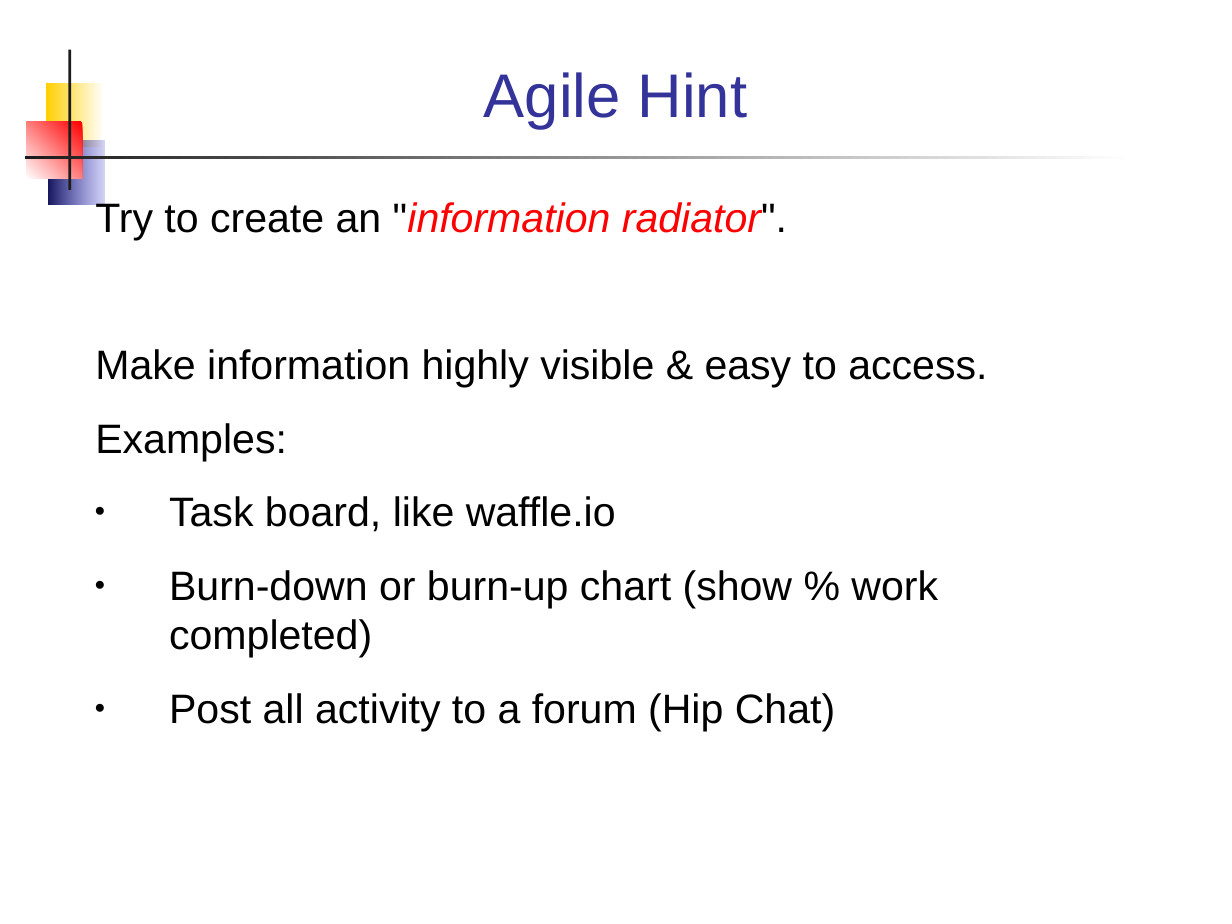
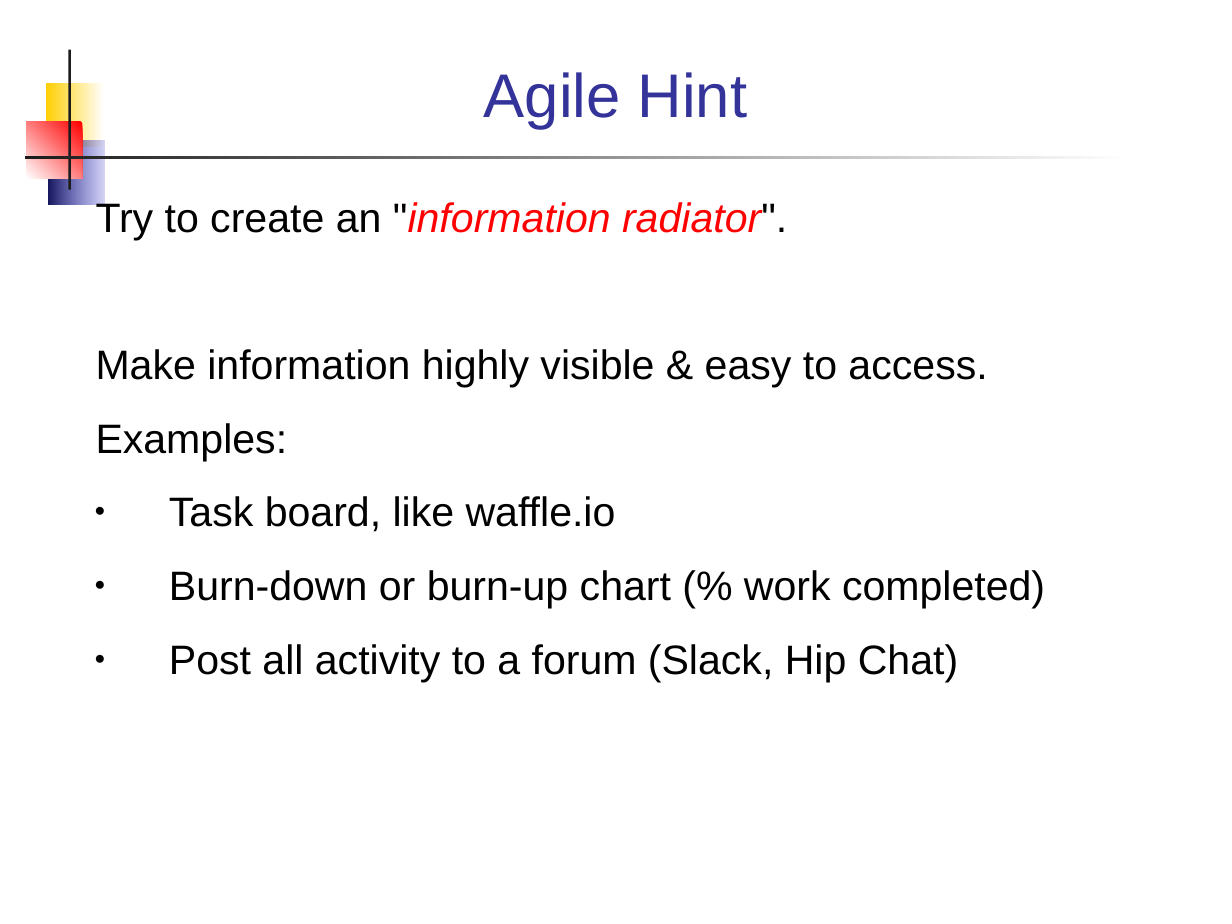
Before and after one commit to jbrucker/SoftwareProcess, a slide deck: slide 32 of week3/Team-Roles.ppt. Drawn at 1232x924 pixels with LibreOffice and Linux fonts; fonts in the diff are those of the drawing. Boxes give left, top, right and bottom in pixels: in the first picture for what was removed or moved away, otherwise in the second. Text is boxed around its words. In the diff, an @@ line names an element or a change of style, - is before the commit and + after.

```diff
--- a/week3/Team-Roles.ppt
+++ b/week3/Team-Roles.ppt
@@ text at (169, 570, 1045, 682): text changed @@
-● Burn-down or burn-up chart (show % work completed)
-● Post all activity to a forum (Hip Chat)
+● Burn-down or burn-up chart (% work completed)
+● Post all activity to a forum (Slack, Hip Chat)
```
Also in this commit, not shown: 25 other slides changed, 26 other files.
